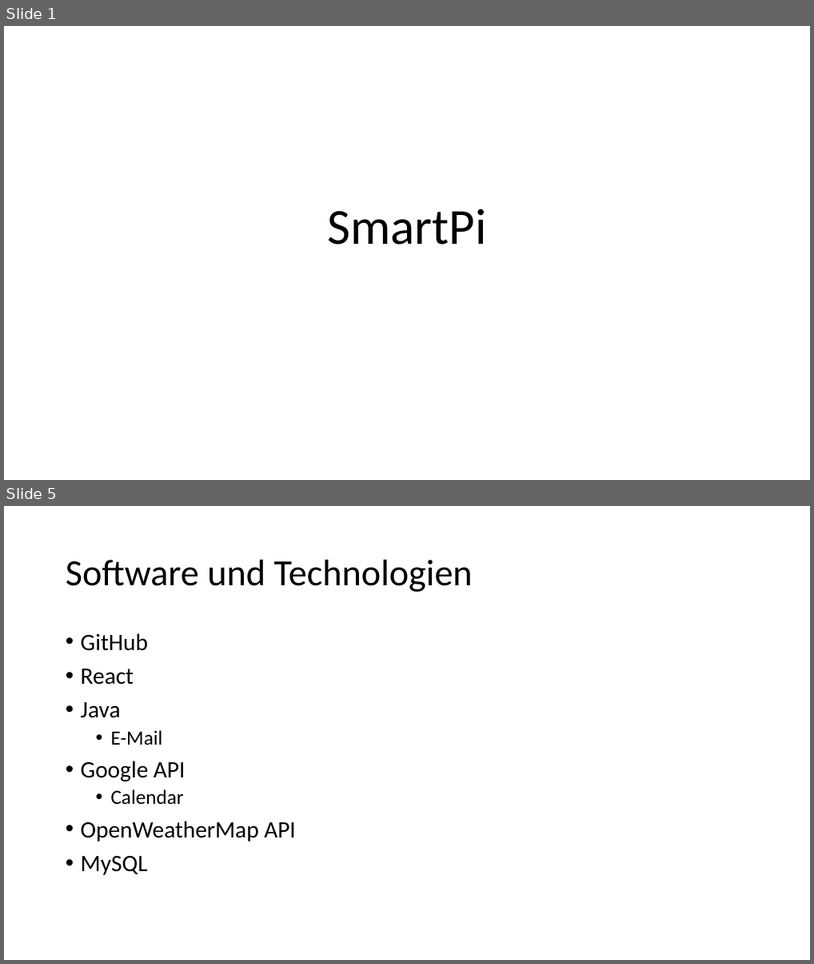
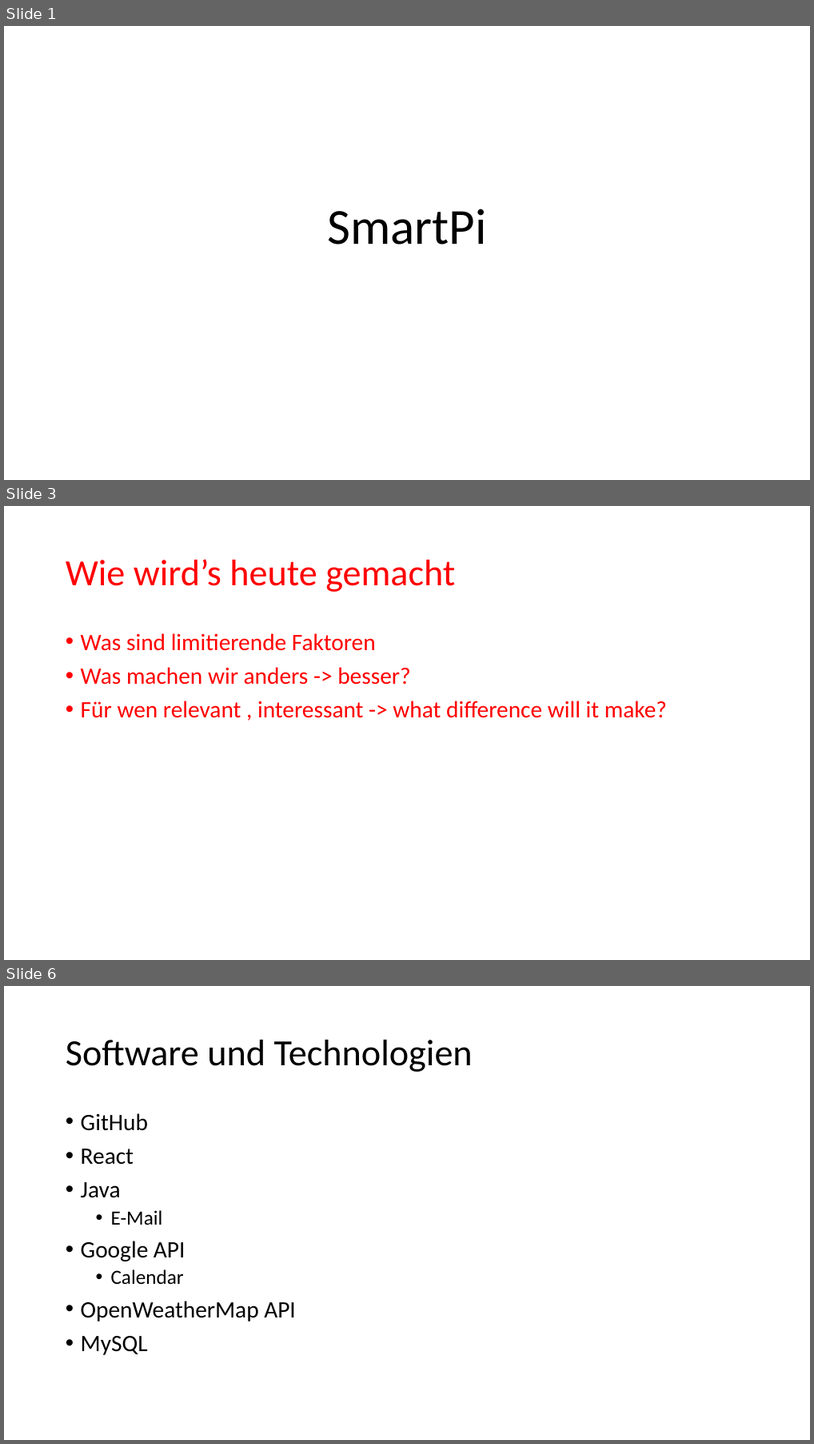
Before and after one commit to dacostaeric/smartpi, a slide deck: doc/project_topic_presentation.pptx. Shown one above the other, each under a label of ours: slides 1 and 5 before the commit, slides 1, 3 and 6 after it; the slides between them are not shown. The pictures are 814x964 and 814x1444 pixels, drawn with LibreOffice and Linux fonts; fonts in the diff are those of the drawing. Boxes give left, top, right and bottom in pixels: in the first picture for what was removed or moved away, otherwise in the second. Text is boxed around its words. In the diff, an @@ line names an element or a change of style, - is before the commit and + after.

```diff
--- a/doc/project_topic_presentation.pptx
+++ b/doc/project_topic_presentation.pptx
@@ slide 3 added at <box>4,506,810,960</box>, background #FFFFFF @@
@@ title added at <box>66,559,455,592</box>, 44 pt, text #FF0000 @@
+Wie wird’s heute gemacht
@@ text added at <box>81,633,667,718</box>, 28 pt, text #FF0000 @@
+• Was sind limitierende Faktoren
+• Was machen wir anders -> besser?
+• Für wen relevant , interessant -> what difference will it make?
@@ what was slide 5 is now slide 6 @@
```
Also in this commit, not shown: 4 slides changed, 1 other slide added, 1 other file.
